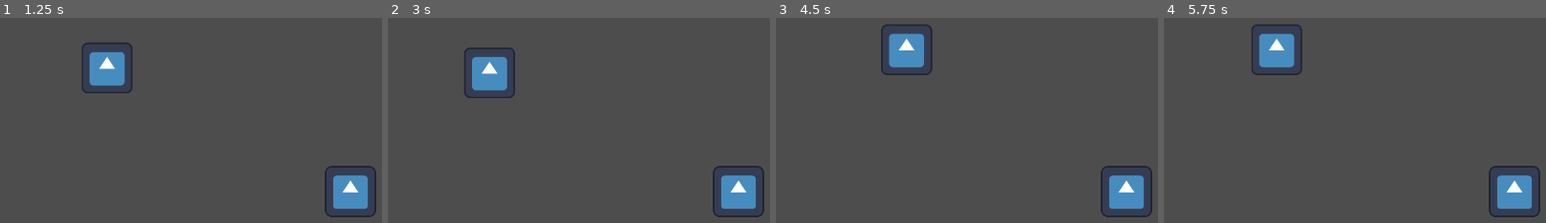
Above: before the commit, frames 1-4 (left to right).
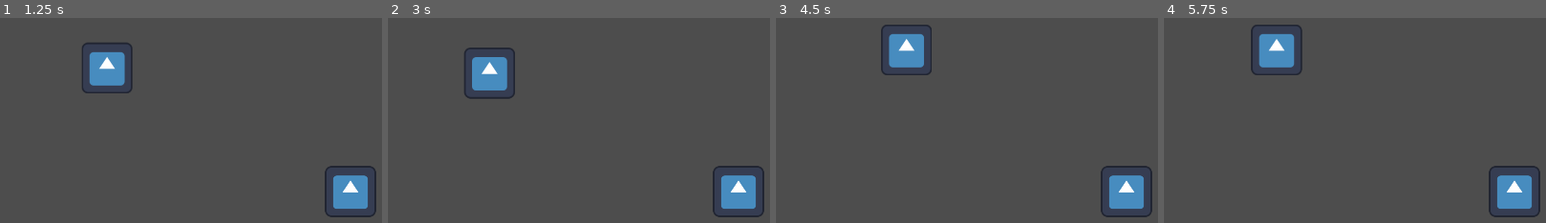
Above: after the commit, the same moments.

Repository: doofisconfused/GGJ2026
Game: Godot game, scene res://game_master.tscn
Two runs of this game, one before a commit and one after it. Both use one fixed random seed, a clock stepped at 60 frames per second and the inputs below. Before the commit the project has no main scene; this scene is started directly in both runs. The engine's default icon, where the game draws it, is replaced by a stand-in: a white triangle on a blue panel in a dark square.
Inputs:
- Up to frame 1 (1.25 s): tap Enter at 0.5 s; hold D (right) from 0.53 s (still down); hold W (jump) from 0.53 s (still down)
- Up to frame 2 (3 s): release W (jump) at 1.28 s; tap Q (mask_last) at 1.35 s; tap W (jump) at 1.52, 1.55, 1.82, 2.85 s; release D (right) at 2.03 s; hold A (left) 2.03-2.78 s; hold W (jump) 2.03-2.78 s; tap E (mask_next) at 2.1 s; hold D (right) from 2.78 s (still down)
- Up to frame 3 (4.5 s): tap W (jump) at 3.02, 3.32 s; hold W (jump) 3.53-4.28 s; tap Q (mask_last) at 3.6 s; tap Space at 4.25 s; release D (right) at 4.28 s; hold A (left) from 4.28 s (still down); tap E (mask_next) at 4.35 s
- Up to frame 4 (5.75 s): tap W (jump) at 4.52, 4.55, 4.82 s; release A (left) at 5.03 s; hold D (right) from 5.03 s (still down); hold W (jump) from 5.03 s (still down)

Frame 1 is identical in both runs. In frame 2, less than 0.1% of the frame differs, in the area x 21-32%, y 19-40%; in frame 3, less than 0.1%, in the area x 29-41%, y 5-26%; in frame 4, less than 0.1%.

Commit message:
added climbing
added climbing! when the player enters a climbable area, they can hold the jump button to slowly move up the area while moving left and right as normal. there's no solid object at the top, so they either oscillate or fall back down. (something to work on tonight or tomorrow!)

Diff:
--- a/Prefabs/climbable_area.tscn
+++ b/Prefabs/climbable_area.tscn
@@ -7,5 +7,7 @@
 collision_mask = 2
 script = ExtResource("1_meush")
 
+[node name="Node2D" type="Node2D" parent="."]
+
 [connection signal="area_entered" from="." to="." method="_on_area_entered"]
 [connection signal="area_exited" from="." to="." method="_on_area_exited"]
--- /dev/null
+++ b/Prefabs/ladder.tscn
@@ -0,0 +1,25 @@
+[gd_scene load_steps=4 format=3 uid="uid://hfwvyo808we6"]
+
+[ext_resource type="PackedScene" uid="uid://dndosof1pmkvl" path="res://Prefabs/climbable_area.tscn" id="1_2guuy"]
+
+[sub_resource type="RectangleShape2D" id="RectangleShape2D_2guuy"]
+size = Vector2(20, 125)
+
+[sub_resource type="RectangleShape2D" id="RectangleShape2D_rmtat"]
+size = Vector2(20, 1.0625)
+
+[node name="Node2D" type="Node2D"]
+scale = Vector2(2, 2)
+
+[node name="ClimbableArea" parent="." instance=ExtResource("1_2guuy")]
+
+[node name="ClimbCollider" type="CollisionShape2D" parent="ClimbableArea"]
+shape = SubResource("RectangleShape2D_2guuy")
+
+[node name="Top" type="StaticBody2D" parent="."]
+position = Vector2(0, -53)
+
+[node name="TopCollider" type="CollisionShape2D" parent="Top"]
+position = Vector2(0, -6)
+shape = SubResource("RectangleShape2D_rmtat")
+one_way_collision = true
--- a/Prefabs/player.tscn
+++ b/Prefabs/player.tscn
@@ -21,7 +21,7 @@
 shape = SubResource("CapsuleShape2D_5wxv7")
 
 [node name="RatCollider" type="CollisionShape2D" parent="."]
-position = Vector2(0, 31)
+position = Vector2(0, 31.5)
 scale = Vector2(0.780001, 0.5)
 shape = SubResource("CapsuleShape2D_5wxv7")
 disabled = true
@@ -37,9 +37,9 @@
 position = Vector2(59, 1)
 target_position = Vector2(0, -75)
 
-[node name="Climb" type="Area2D" parent="."]
+[node name="PlayerField" type="Area2D" parent="."]
 collision_layer = 2
 collision_mask = 2
 
-[node name="CollisionShape2D" type="CollisionShape2D" parent="Climb"]
+[node name="CollisionShape2D" type="CollisionShape2D" parent="PlayerField"]
 shape = SubResource("CapsuleShape2D_y5hcb")
--- a/Scripts/climbable_area.gd
+++ b/Scripts/climbable_area.gd
@@ -3,8 +3,10 @@
 func _on_area_entered(area: Area2D) -> void:
 	if area.get_parent() is Player:
 		area.get_parent().can_climb = true
+		print("enter")
 
 
 func _on_area_exited(area: Area2D) -> void:
 	if area.get_parent() is Player:
 		area.get_parent().can_climb = false
+		print("exit")
--- a/Scripts/player.gd
+++ b/Scripts/player.gd
@@ -9,6 +9,7 @@
 
 const SPEED = 300.0
 const JUMP_VELOCITY = -400.0
+const CLIMB_VELOCITY = -200.0
 const MASK_LIST = ["none", "rabbit", "monkey", "rat"]
 
 var mask_index: int = 0
@@ -27,11 +28,14 @@
 		jump_count = 0
 
 	# Handle jump.
-	if Input.is_action_just_pressed("jump") and jump_count < max_jump_count:
-		jump()
-		jump_count += 1
+	if Input.is_action_just_pressed("jump"):
+		if jump_count < max_jump_count:
+			jump()
+			jump_count += 1
 
-
+	# Climbing ladders
+	if Input.is_action_pressed("jump") and can_climb:
+		velocity.y = CLIMB_VELOCITY
 
 	# Get the input direction and handle the movement/deceleration.
 	# As good practice, you should replace UI actions with custom gameplay actions.
--- a/game_master.tscn
+++ b/game_master.tscn
@@ -37,6 +37,6 @@
 [node name="ClimbableArea" parent="." instance=ExtResource("3_3ef5b")]
 position = Vector2(373, 389)
 
-[node name="CollisionShape2D" type="CollisionShape2D" parent="ClimbableArea"]
+[node name="ClimbingCollider" type="CollisionShape2D" parent="ClimbableArea"]
 position = Vector2(28, 116)
 shape = SubResource("RectangleShape2D_ehuk0")
--- a/project.godot
+++ b/project.godot
@@ -11,6 +11,7 @@
 [application]
 
 config/name="GGJ2026"
+run/main_scene="uid://dhvejpx6ilyaf"
 config/features=PackedStringArray("4.4", "Forward Plus")
 config/icon="res://icon.svg"
 
@@ -49,3 +50,8 @@
 "events": [Object(InputEventKey,"resource_local_to_scene":false,"resource_name":"","device":-1,"window_id":0,"alt_press …(192 unchanged characters)…
 ]
 }
+
+[layer_names]
+
+2d_render/layer_1="Terrain"
+2d_render/layer_2="Climbables"
